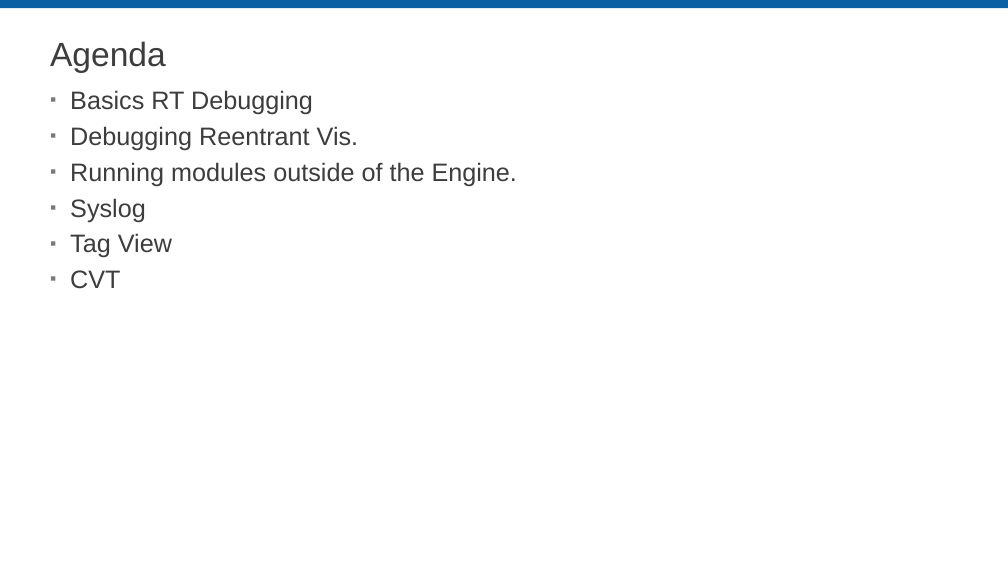
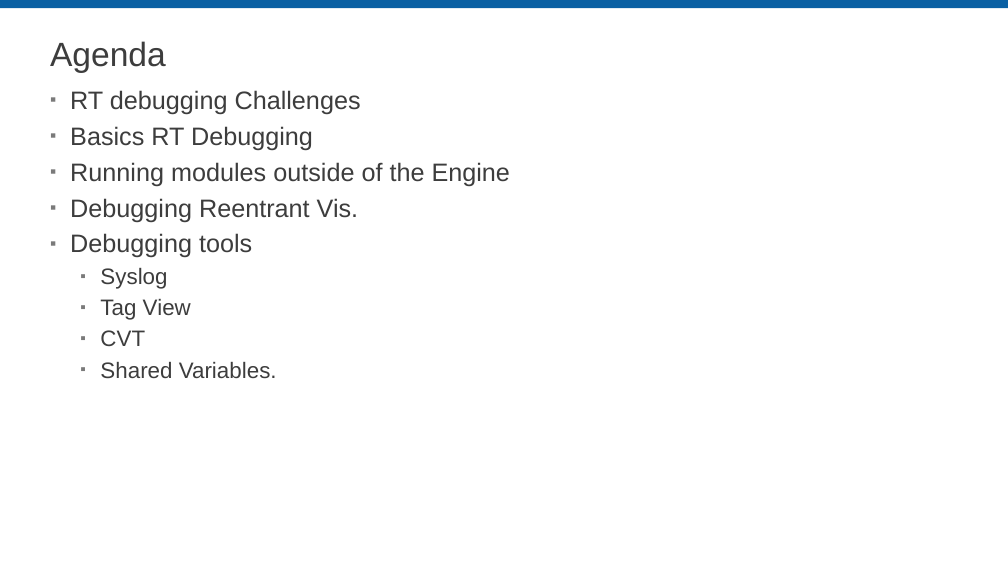
Before and after one commit to LabVIEW-DCAF/Documentation, a slide deck: slide 2 of Trunk/Getting Started Material/DCAF Training/8 Debugging DCAF.pptx. Drawn at 1008x567 pixels with LibreOffice and Linux fonts; fonts in the diff are those of the drawing; background and template pictures are left out. Boxes give left, top, right and bottom in pixels: in the first picture for what was removed or moved away, otherwise in the second. Text is boxed around its words. In the diff, an @@ line names an element or a change of style, - is before the commit and + after.

```diff
--- a/Trunk/Getting Started Material/DCAF Training/8 Debugging DCAF.pptx
+++ b/Trunk/Getting Started Material/DCAF Training/8 Debugging DCAF.pptx
@@ text at bbox=[70, 90, 361, 115]: paragraph added @@
+▪ RT debugging Challenges
@@ text at bbox=[70, 233, 252, 257]: text changed @@
-▪ Running modules outside of the Engine.
+▪ Debugging tools
@@ text at bbox=[100, 268, 191, 346]: size 24 to 21.3 pt in "Syslog", "Tag View", "CVT"; list level 1 to 2 in "Syslog"; line spacing 1 to 0.9; list level 1 to 2 in "Tag View"; list level 1 to 2 in "CVT" @@
@@ text at bbox=[100, 362, 277, 378]: paragraph added @@
+  ▪ Shared Variables.
```
Also in this commit, not shown: 2 other slides changed, 10 slides added, 1 slide removed.
